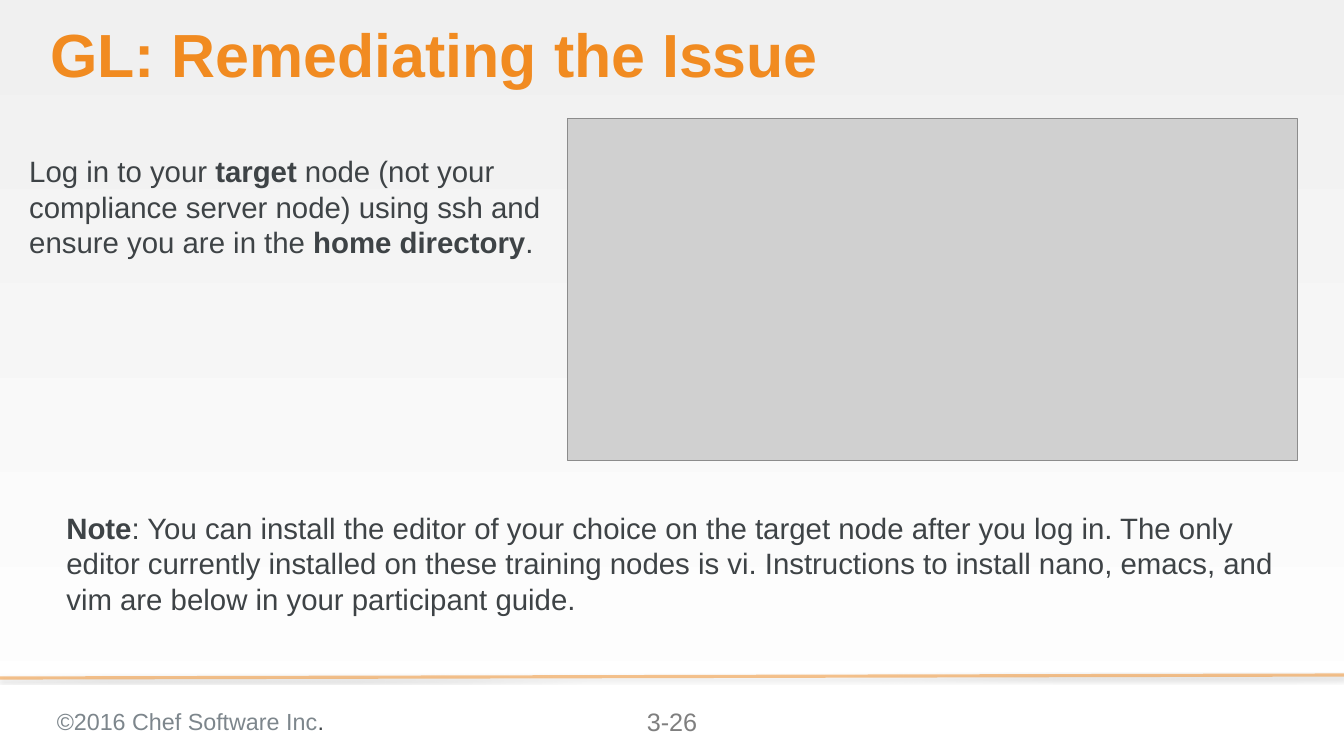
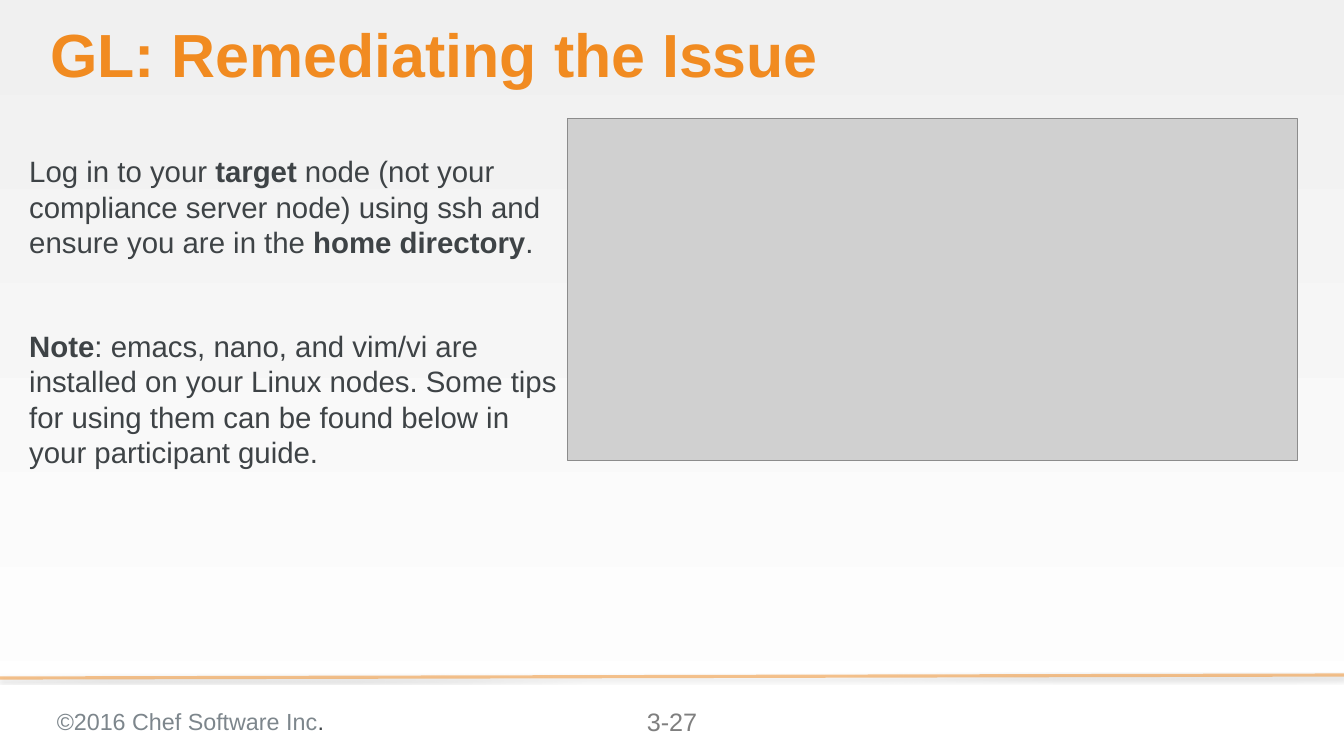
Before and after one commit to bchamby/chef-compliance-installation-configuration-operation, a slide deck: slide 27 of 03-initial-configuration-scans.pptx (slide 26 before the commit). Drawn at 1344x756 pixels with LibreOffice and Linux fonts; fonts in the diff are those of the drawing; grey boxes stand for pictures; background and template pictures are left out. Boxes give left, top, right and bottom in pixels: in the first picture for what was removed or moved away, otherwise in the second. Text is boxed around its words. In the diff, an @@ line names an element or a change of style, - is before the commit and + after.

Commit message:
create Adding Nodes in Bulk via API slide corrected a handlful of typos found during the Beta class

```diff
--- a/03-initial-configuration-scans.pptx
+++ b/03-initial-configuration-scans.pptx
@@ text at [29,335,557,469]: paragraph added @@
+Note: emacs, nano, and vim/vi are installed on your Linux nodes. Some tips for using them can be found below in your participant guide.
@@ text removed at [66,517,1272,616] @@
-Note: You can install the editor of your choice on the target node after you log in. The only editor currently installed on these training nodes is vi. Instructions to install nano, emacs, and vim are below in your participant guide.
@@ page number at [647,713,697,731]: text changed @@
-3-26
+3-27
```
Also in this commit, not shown: 10 other slides changed, 1 slide added.
